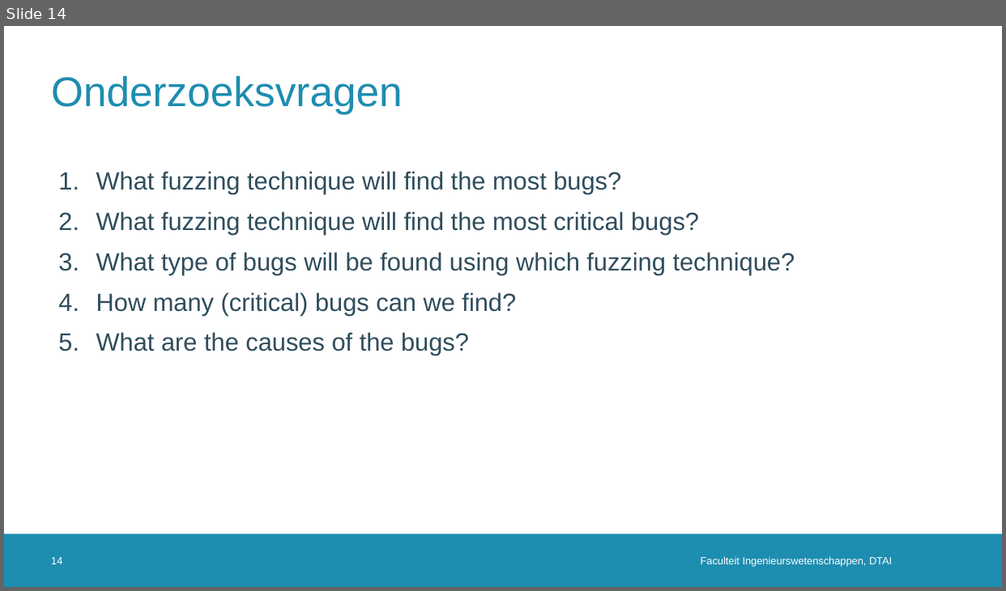
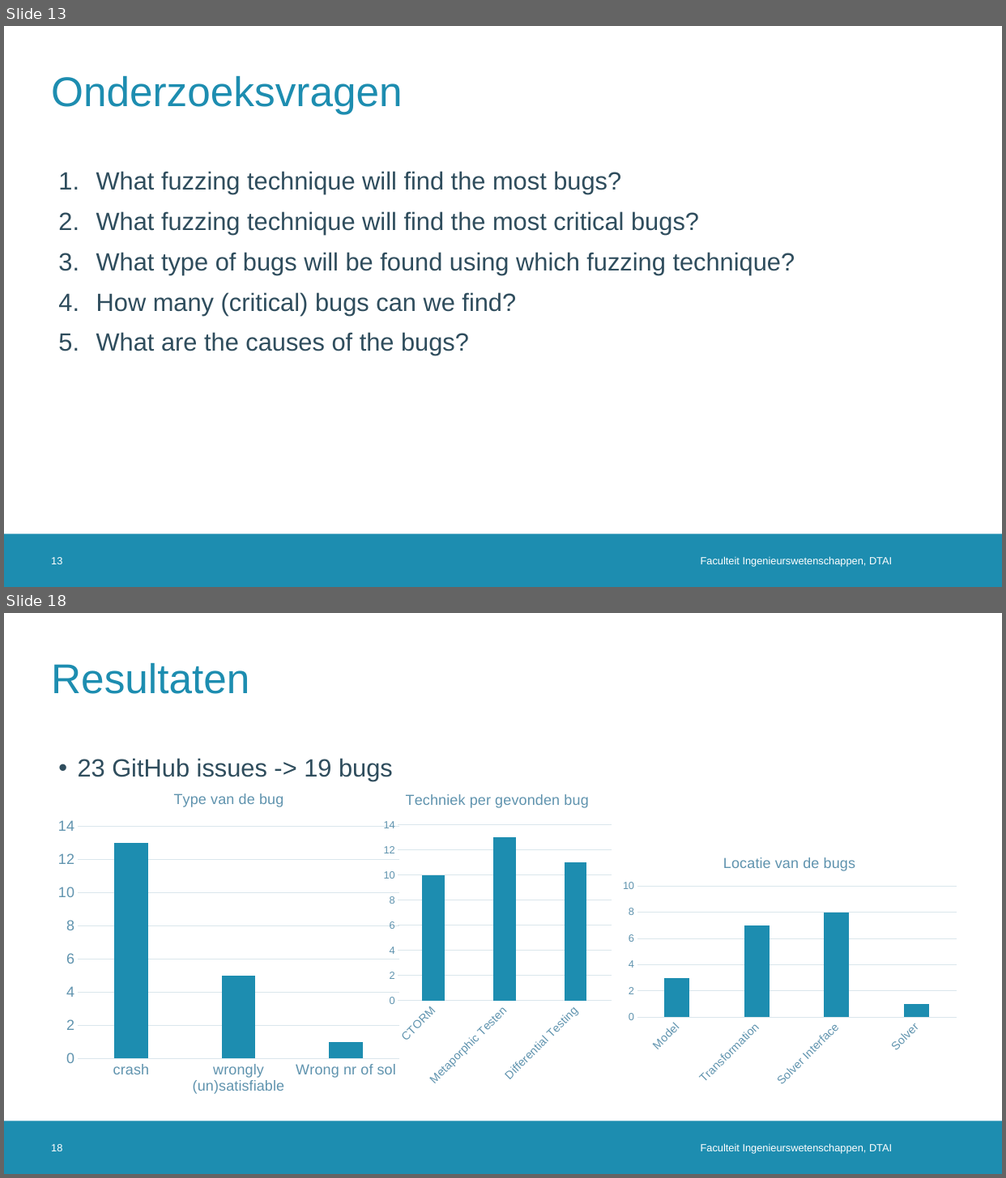
Before and after one commit to rubenkindt/Masterproef-paper-RubenKindt, a slide deck: Milestones/M3 december presentation/M3.pptx. Shown one above the other, each under a label of ours: slide 14 before the commit, slides 13 and 18 after it; the slides between them are not shown. The pictures are 1006x591 and 1006x1178 pixels, drawn with LibreOffice and Linux fonts; fonts in the diff are those of the drawing; background and template pictures are left out. Boxes give left, top, right and bottom in pixels: in the first picture for what was removed or moved away, otherwise in the second. Text is boxed around its words. In the diff, an @@ line names an element or a change of style, - is before the commit and + after.

```diff
--- a/Milestones/M3 december presentation/M3.pptx
+++ b/Milestones/M3 december presentation/M3.pptx
@@ slide 18 added at bbox=[4, 613, 1002, 1174], background #FFFFFF; not listed: 1 template element that a slide beside it also shows @@
@@ title added at bbox=[51, 662, 249, 694], 40 pt, text #1D8DB0 @@
+Resultaten
@@ text added at bbox=[78, 758, 393, 781], 24 pt, text #2F4D5D @@
+• 23 GitHub issues -> 19 bugs
@@ column chart added at bbox=[51, 777, 407, 1101] @@
+title "Type van de bug "
+categories: crash, wrongly (un)satisfiable, Wrong nr of sol
+Series 1: 13, 5, 1
@@ column chart added at bbox=[379, 777, 616, 1093] @@
+title "Techniek per gevonden bug "
+categories: CTORM, Metaporphic Testen, Differential Testing
+Series 1: 10, 13, 11
@@ column chart added at bbox=[616, 843, 964, 1093] @@
+title "Locatie van de bugs "
+categories: Model, Transformation, Solver Interface, Solver
+Series 1: 3, 7, 8, 1
@@ page number added at bbox=[51, 1144, 62, 1152], 10 pt, text #FFFFFF @@
+18
@@ text added at bbox=[701, 1144, 892, 1154], 10 pt, text #FFFFFF @@
+Faculteit Ingenieurswetenschappen, DTAI
@@ what was slide 14 is now slide 13 @@
@@ page number at bbox=[51, 557, 62, 565]: text changed @@
-14
+13
```
Also in this commit, not shown: 7 slides changed, 4 other slides added, 3 slides removed, 12 other files.
